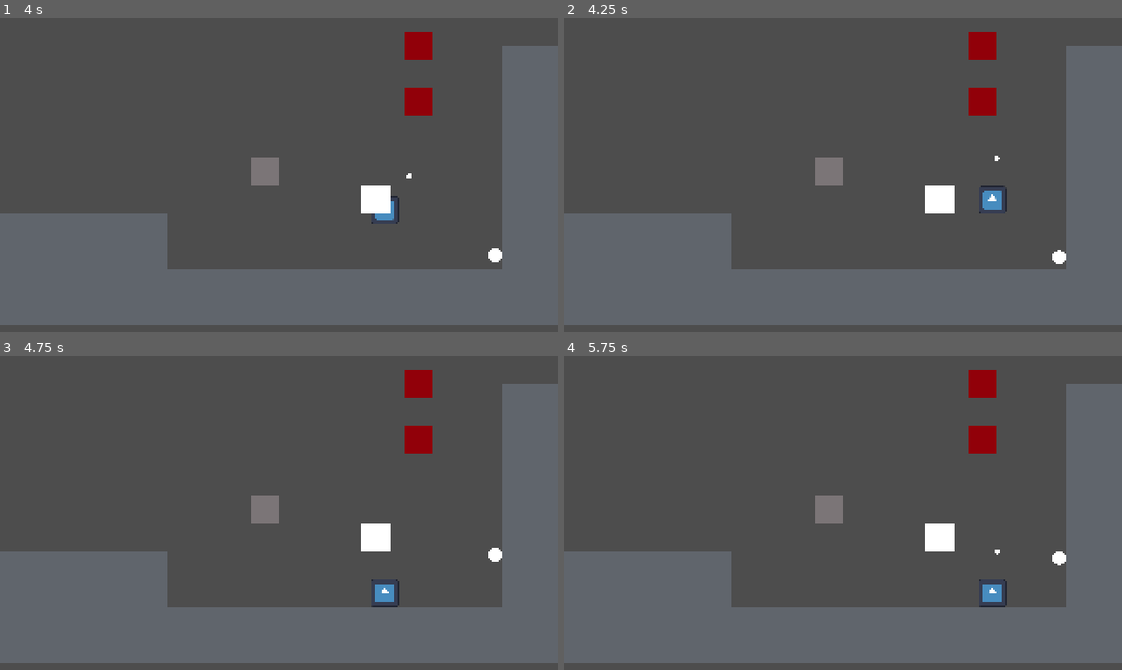
Above: before the commit, frames 1-4 (two rows, left to right).
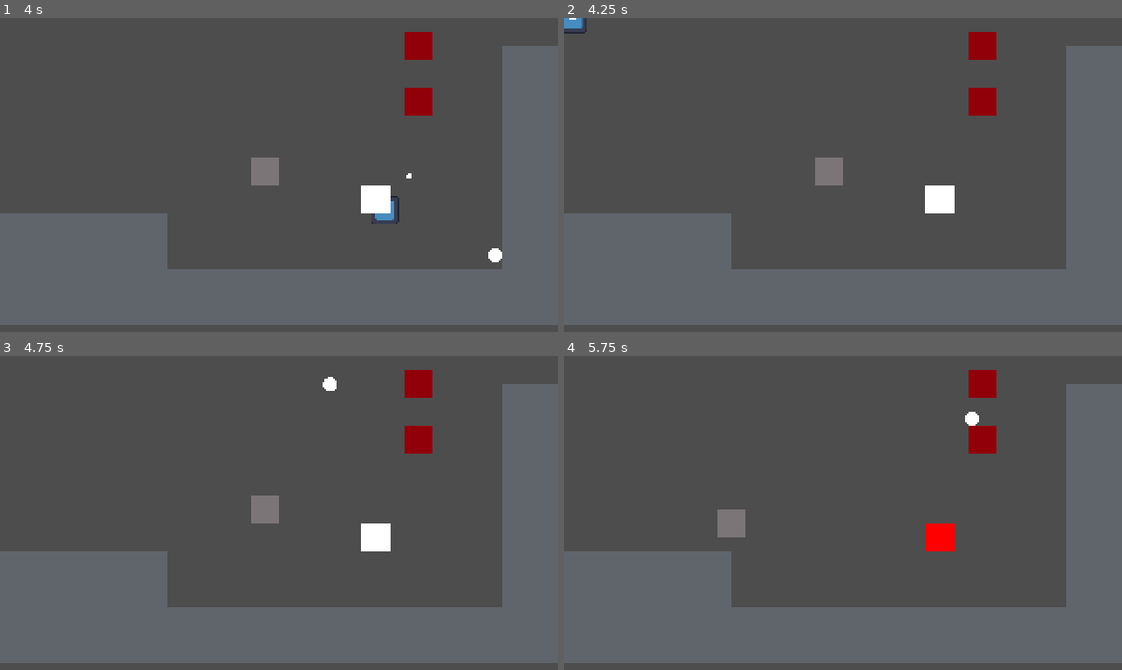
Above: after the commit, the same moments.

Repository: Borrow-Game/game-godot
Game: Godot game, scene res://physics_sample_scene.tscn
Two runs of this game, one before a commit and one after it. Both use one fixed random seed, a clock stepped at 60 frames per second and the inputs below. The project has no main scene, so this scene is started directly. The engine's default icon, where the game draws it, is replaced by a stand-in: a white triangle on a blue panel in a dark square.
Inputs:
- Up to frame 1 (4 s): tap Enter (ui_accept) at 0.5, 0.77, 1.52, 3.02, 3.77 s; hold Shift (shoot bow) 0.53-1.28 s; hold Right (ui_right) 0.53-2.03 s; tap Shift (shoot bow) at 1.35, 2.85 s; hold Left (ui_left) 2.03-2.78 s; hold Shift (shoot bow) 2.03-2.78 s; hold Right (ui_right) from 2.78 s (still down); hold Shift (shoot bow) from 3.53 s (still down)
- Up to frame 2 (4.25 s): keep holding Right (ui_right); keep holding Shift (shoot bow); tap Tab (reset, bound only after the commit) at 4.15 s
- Up to frame 3 (4.75 s): release Right (ui_right) at 4.28 s; release Shift (shoot bow) at 4.28 s; hold Left (ui_left) from 4.28 s (still down); tap Shift (shoot bow) at 4.35 s; tap Enter (ui_accept) at 4.52 s
- Up to frame 4 (5.75 s): release Left (ui_left) at 5.03 s; hold Right (ui_right) from 5.03 s (still down); hold Shift (shoot bow) from 5.03 s (still down)

Frame 1 is identical in both runs. In frame 2, 0.5% of the frame differs, in the area x 0-90%, y 0-79%; in frame 3, 0.4%; in frame 4, 1.8%, in the area x 27-90%, y 17-80%.

Commit message:
feat: respawn

Diff:
--- a/arrow.gd
+++ b/arrow.gd
@@ -12,3 +12,9 @@
 	velocity = Vector2.from_angle(deg_to_rad(angle))  * 10
 	move_and_collide(velocity)
 	angle += 1  * 60 * delta
+
+	if RespawnHandler.respawning > 0:
+		reset()
+
+func reset() -> void:
+	self.queue_free()
--- a/moving_block.gd
+++ b/moving_block.gd
@@ -22,3 +22,14 @@
 		else:
 			self.position = aim_position
 			task = "idle"
+
+
+
+func reset() -> void: # gets triggerd if respawn
+	self.global_position = start_position
+	task = "idle" #idle: nothing to move, moving_to: moving to aim_position
+	deltas_count = 0 #used to determine when th time has passed
+
+func _process(delta: float) -> void:
+	if RespawnHandler.respawning > 0:
+		reset()
--- a/player_character.gd
+++ b/player_character.gd
@@ -2,7 +2,7 @@
 
 var arrow_scene = preload("res://arrow.tscn")
 var aim_angle: float = 0
-
+@onready var startpoint = self.position
 
 @export var SPEED = 100.0
 @export var JUMP_VELOCITY = -240.0 /1.5
@@ -40,8 +40,14 @@
 	$"indication-center".rotation_degrees=aim_angle
 
 
+	if RespawnHandler.respawning > 0:
+		reset()
+
 func shoot(delta: float, angle: float) ->void:
 	var new_arrow = arrow_scene.instantiate()
 	new_arrow.angle = aim_angle
 	new_arrow.position = self.global_position
 	self.get_parent().get_node("arrows").add_child(new_arrow)
+
+func reset() -> void: # gets triggerd if respawn
+	self.position = startpoint
--- a/project.godot
+++ b/project.godot
@@ -13,6 +13,10 @@
 config/name="BorrowGame"
 config/features=PackedStringArray("4.3")
 config/icon="res://icon.svg"
+
+[autoload]
+
+RespawnHandler="*res://respawn_handler.gd"
 
 [display]
 
@@ -31,6 +35,11 @@
 "events": [Object(InputEventKey,"resource_local_to_scene":false,"resource_name":"","device":0,"window_id":0,"alt_presse …(194 unchanged characters)…
 ]
 }
+reset={
+"deadzone": 0.5,
+"events": [Object(InputEventKey,"resource_local_to_scene":false,"resource_name":"","device":-1,"window_id":0,"alt_pressed":false,"shift_pressed":false,"ctrl_pressed":false,"meta_pressed":false,"pressed":false,"keycode":0,"physical_keycode":0,"key_label":4194306,"unicode":0,"location":0,"echo":false,"script":null)
+]
+}
 
 [physics]
 
--- /dev/null
+++ b/respawn_handler.gd
@@ -0,0 +1,16 @@
+extends Node
+
+var respawning = 0
+
+func respawn() -> void:
+	respawning = 2
+
+func _process(delta: float) -> void:
+	if Input.is_action_just_pressed("reset"):
+		respawn()
+
+	if respawning > 0:
+		respawning -= 1
+
+
+#respawns can be initiated by calling RespawnHandler.respawn()
--- a/target_linking_demo_block.gd
+++ b/target_linking_demo_block.gd
@@ -8,7 +8,12 @@
 
 # Called every frame. 'delta' is the elapsed time since the previous frame.
 func _process(delta: float) -> void:
+	if RespawnHandler.respawning > 0:
+		reset()
 	pass
 
 func trigger() -> void:
 	self.modulate = Color("red")
+
+func reset() -> void:
+	self.modulate = Color8(255, 255, 255, 255)
